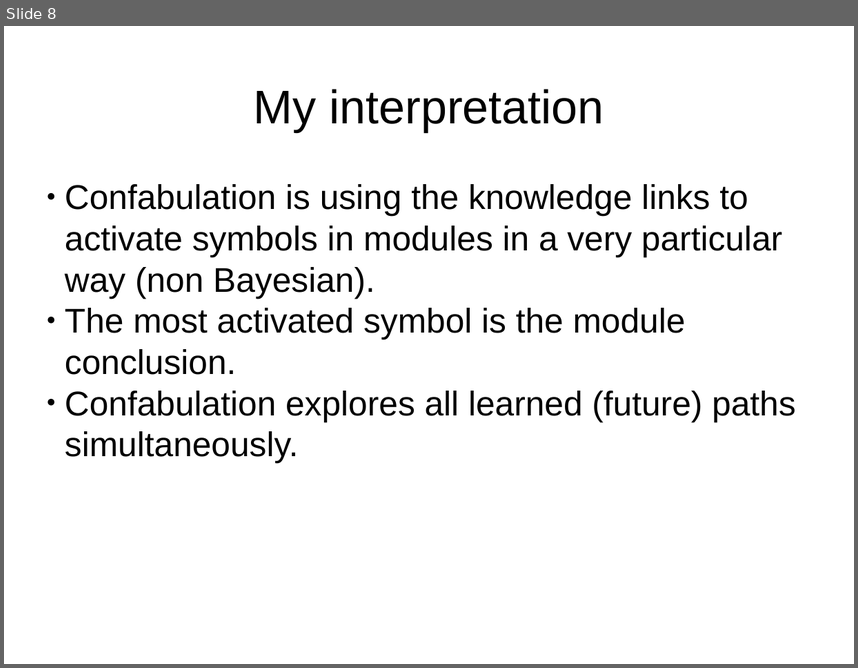
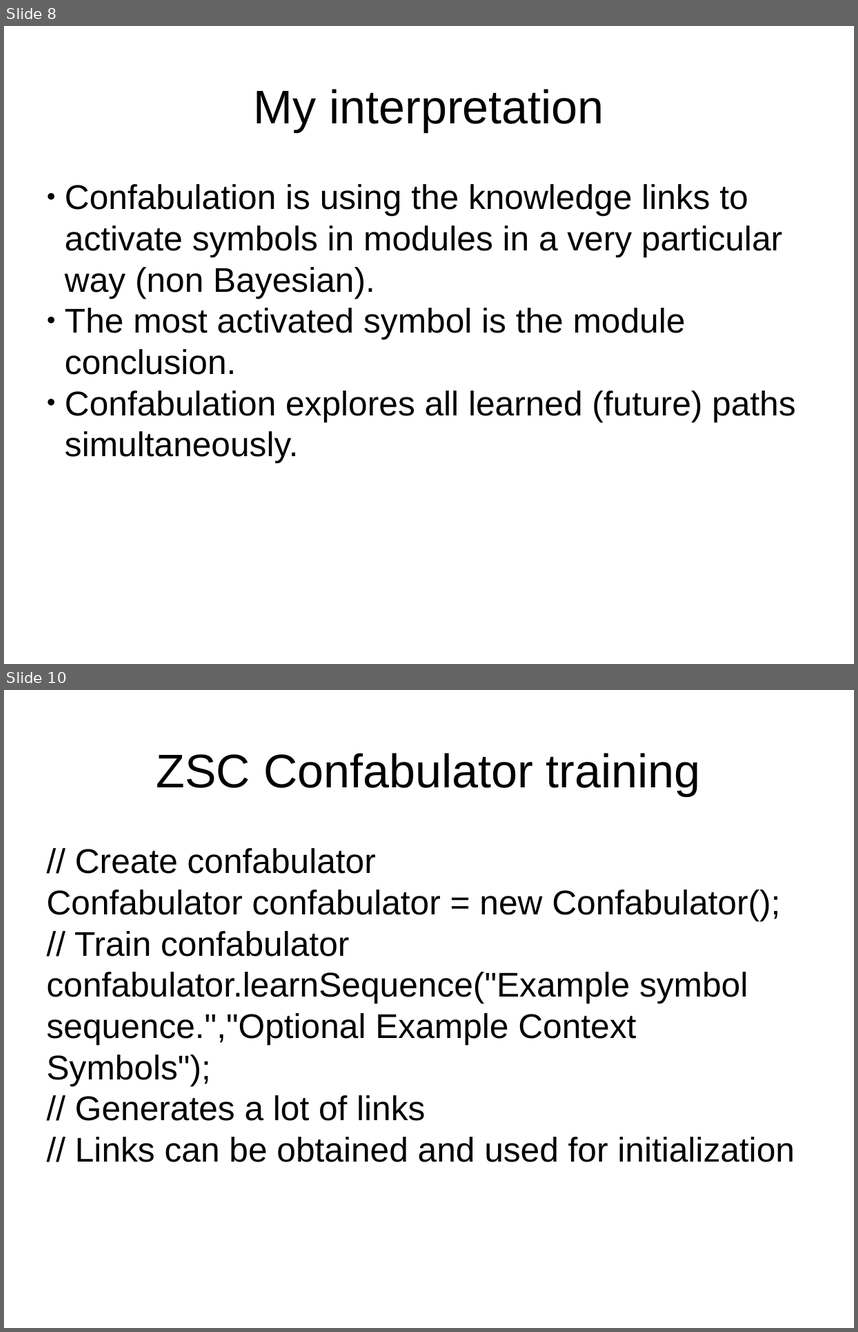
Before and after one commit to DyzLecticus/Zeesoft, a slide deck: V3.0/doc/Zeesoft Open Source Artificial Cognition.odp. Shown one above the other, each under a label of ours: slide 8 before the commit, slides 8 and 10 after it; the slides between them are not shown. The pictures are 858x668 and 858x1332 pixels, drawn with LibreOffice and Linux fonts; fonts in the diff are those of the drawing. Boxes give left, top, right and bottom in pixels: in the first picture for what was removed or moved away, otherwise in the second. Text is boxed around its words. In the diff, an @@ line names an element or a change of style, - is before the commit and + after.

```diff
--- a/V3.0/doc/Zeesoft Open Source Artificial Cognition.odp
+++ b/V3.0/doc/Zeesoft Open Source Artificial Cognition.odp
@@ slide 10 added at bbox=[4, 690, 854, 1328], background #FFFFFF @@
@@ title added at bbox=[156, 753, 701, 796], 44 pt, text #000000 @@
+ZSC Confabulator training
@@ subtitle added at bbox=[47, 848, 795, 1162], 32 pt, text #000000 @@
+// Create confabulator
+Confabulator confabulator = new Confabulator();
+// Train confabulator
+confabulator.learnSequence("Example symbol sequence.","Optional Example Context Symbols");
+// Generates a lot of links
+// Links can be obtained and used for initialization
```
Also in this commit, not shown: 2 slides changed, 6 other slides added, 3 other files.
